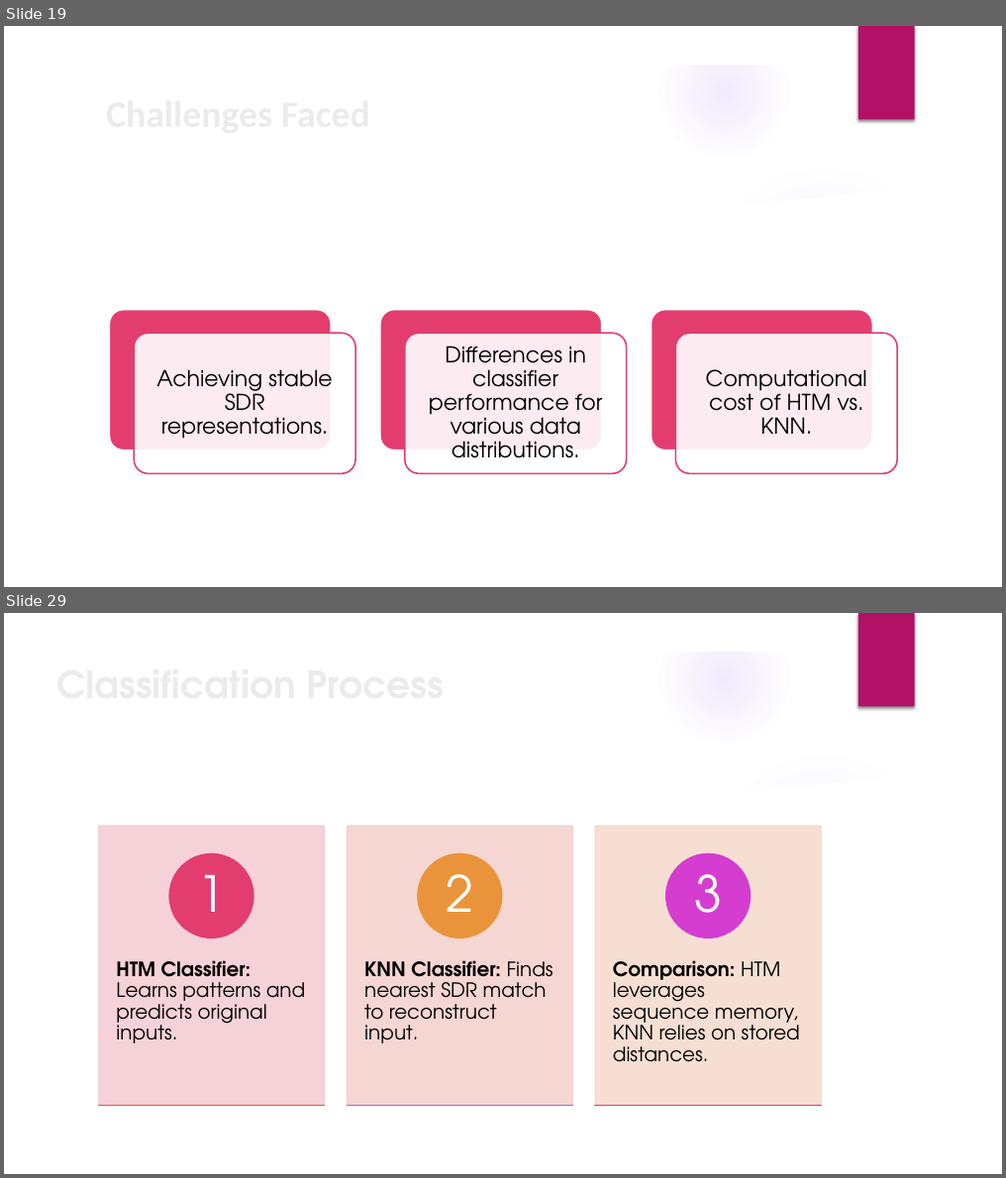
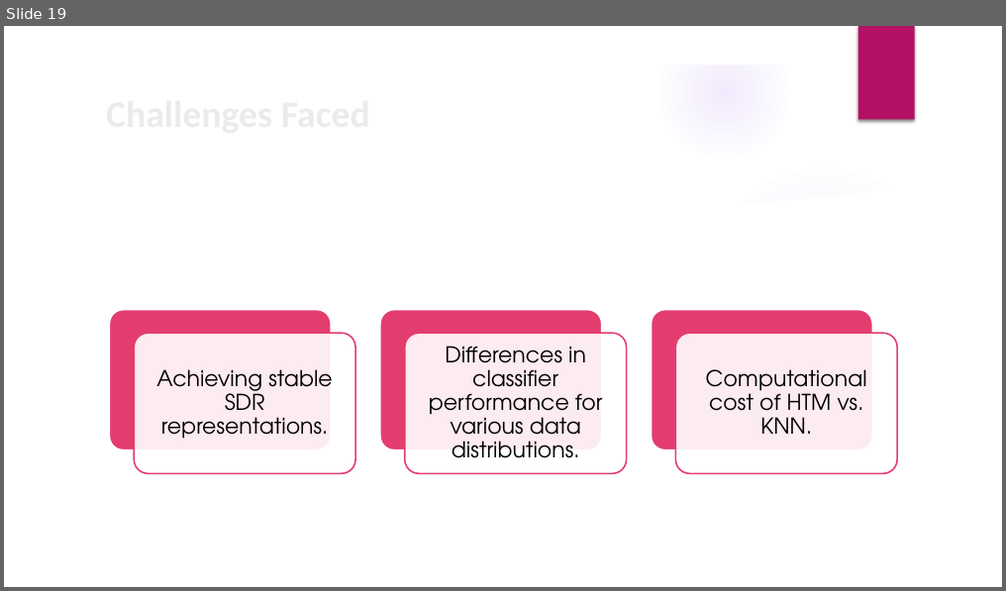
Before and after one commit to prnshubn/neocortexapi-team-untitled, a slide deck: source/Documentation_Team_Untitled/Team_Untitled_Presentation.pptx. Shown one above the other, each under a label of ours: slides 19 and 29 before the commit, slide 19 after it; the slides between them are not shown. The pictures are 1006x1178 and 1006x591 pixels, drawn with LibreOffice and Linux fonts; fonts in the diff are those of the drawing; background and template pictures are left out. Boxes give left, top, right and bottom in pixels: in the first picture for what was removed or moved away, otherwise in the second. Text is boxed around its words. In the diff, an @@ line names an element or a change of style, - is before the commit and + after.

Commit message:
Modified KNN Classifier Performance

```diff
--- a/source/Documentation_Team_Untitled/Team_Untitled_Presentation.pptx
+++ b/source/Documentation_Team_Untitled/Team_Untitled_Presentation.pptx
@@ slide 29 removed at [4,613,1002,1174], background picture (left out); not listed: 9 template elements that a slide beside it also shows @@
@@ title removed at [49,658,955,805] @@
-Classification Process
@@ group removed at [98,827,822,1106]: 6 rectangles, 6 texts, 3 ellipses @@
-HTM Classifier: Learns patterns and predicts original inputs.
-1
-KNN Classifier: Finds nearest SDR match to reconstruct input.
-2
-Comparison: HTM leverages sequence memory, KNN relies on stored distances.
-3
```
Also in this commit, not shown: 5 slides changed, 6 other slides removed.
